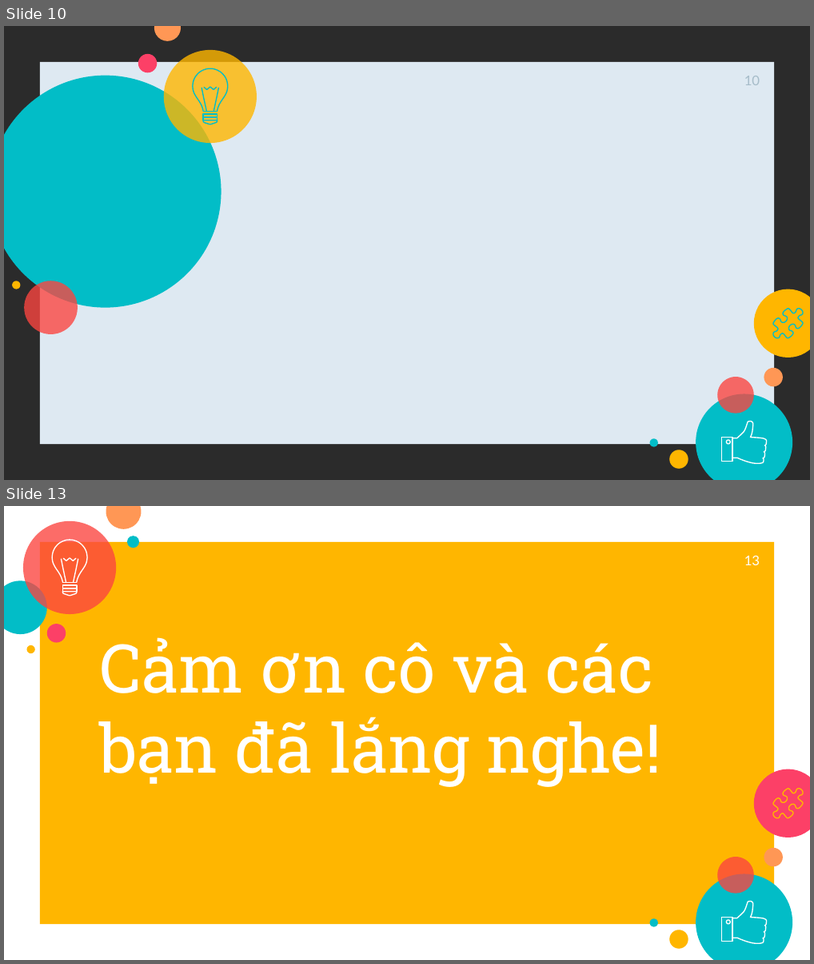
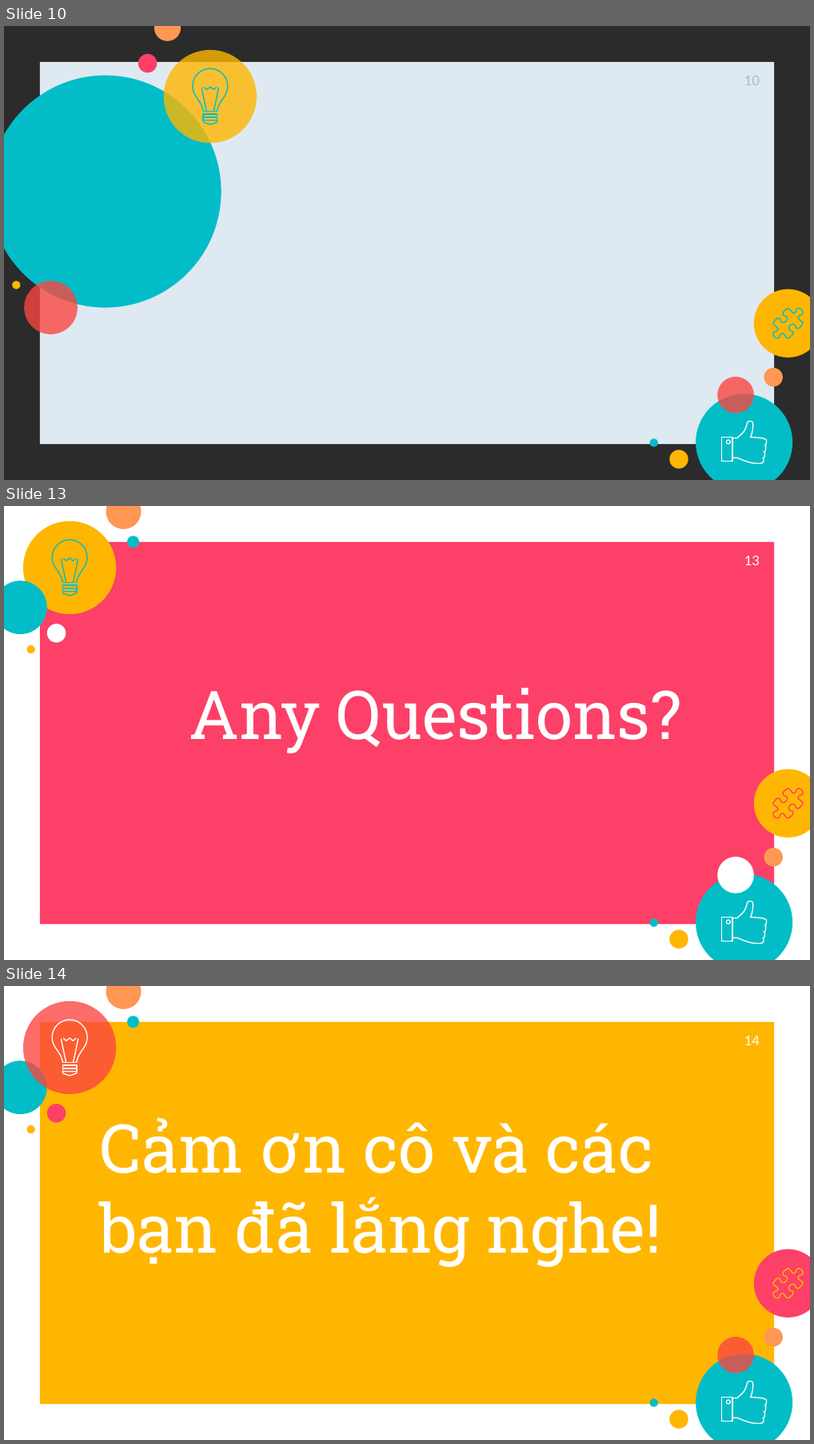
Before and after one commit to tai9/btl-csdl, a slide deck: thuyết trình CSDL.pptx. Shown one above the other, each under a label of ours: slides 10 and 13 before the commit, slides 10, 13 and 14 after it; the slides between them are not shown. The pictures are 814x964 and 814x1444 pixels, drawn with LibreOffice and Linux fonts; fonts in the diff are those of the drawing; background and template pictures are left out; a plain dark background stands for a picture behind light text. Boxes give left, top, right and bottom in pixels: in the first picture for what was removed or moved away, otherwise in the second. Text is boxed around its words. In the diff, an @@ line names an element or a change of style, - is before the commit and + after.

```diff
--- a/thuyết trình CSDL.pptx
+++ b/thuyết trình CSDL.pptx
@@ slide 13 added at (4,506,810,960), background #FFFFFF; not listed: 11 template elements that a slide beside it also shows @@
@@ ellipse added at (23,521,116,614), fill #FFB600 @@
@@ rectangle added at (40,542,775,924), fill #FC4067 @@
@@ page number added at (745,556,760,565), 12 pt, text #FFFFFF @@
+13
@@ group added at (52,540,88,596): 8 freeform shapes @@
@@ ellipse added at (46,624,66,642), fill #FFFFFF @@
@@ title added at (190,688,682,753), 60 pt, text #FFFFFF @@
+Any Questions?
@@ freeform shape added at (774,788,803,818), outline #FC4067 0.96 pt @@
@@ ellipse added at (718,856,754,893), fill #FFFFFF @@
@@ what was slide 13 is now slide 14 @@
@@ page number at (745,1036,760,1045): text changed @@
-13
+14
```
Also in this commit, not shown: 1 slide changed, 1 other slide added, 1 slide removed.
